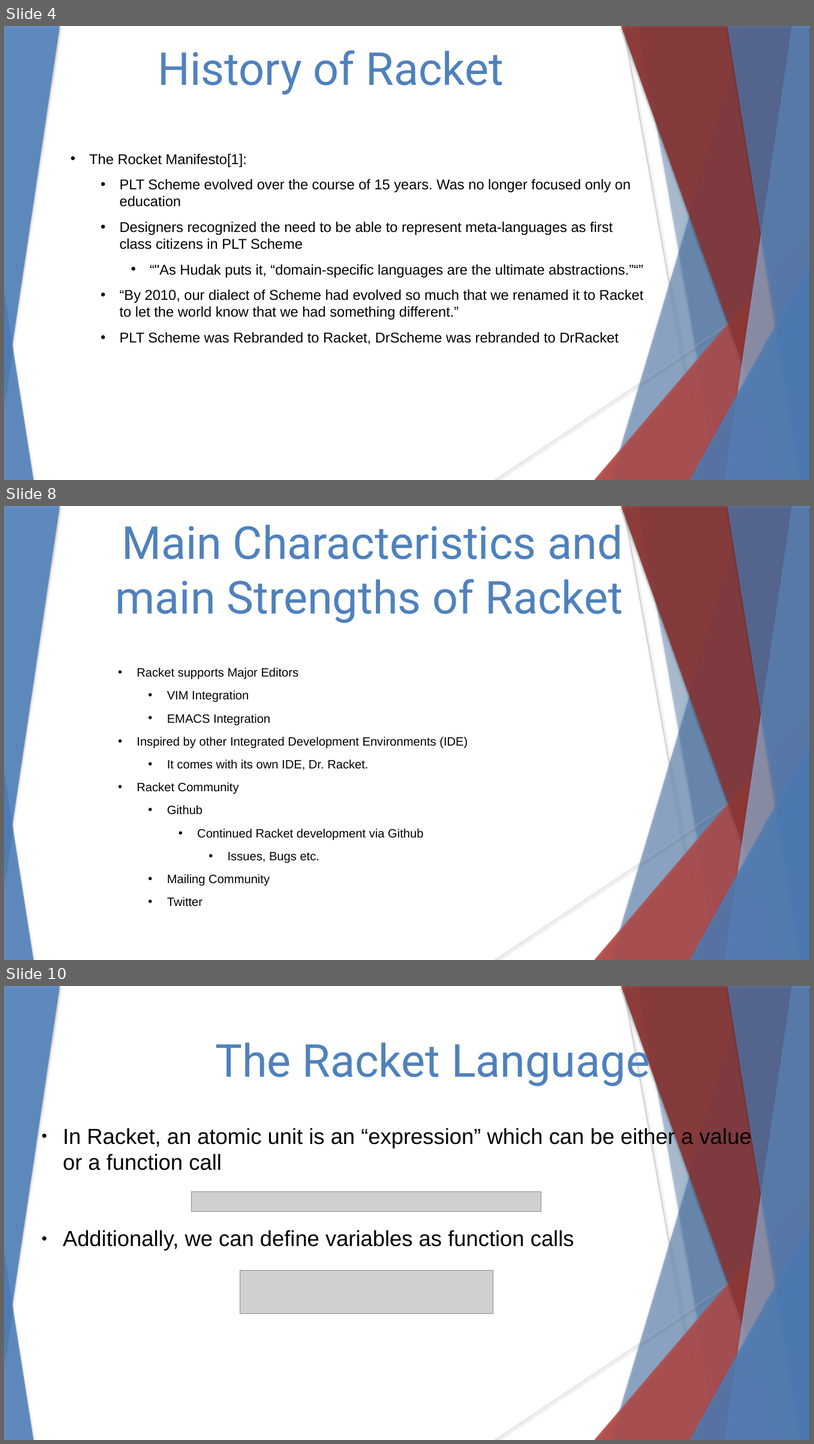
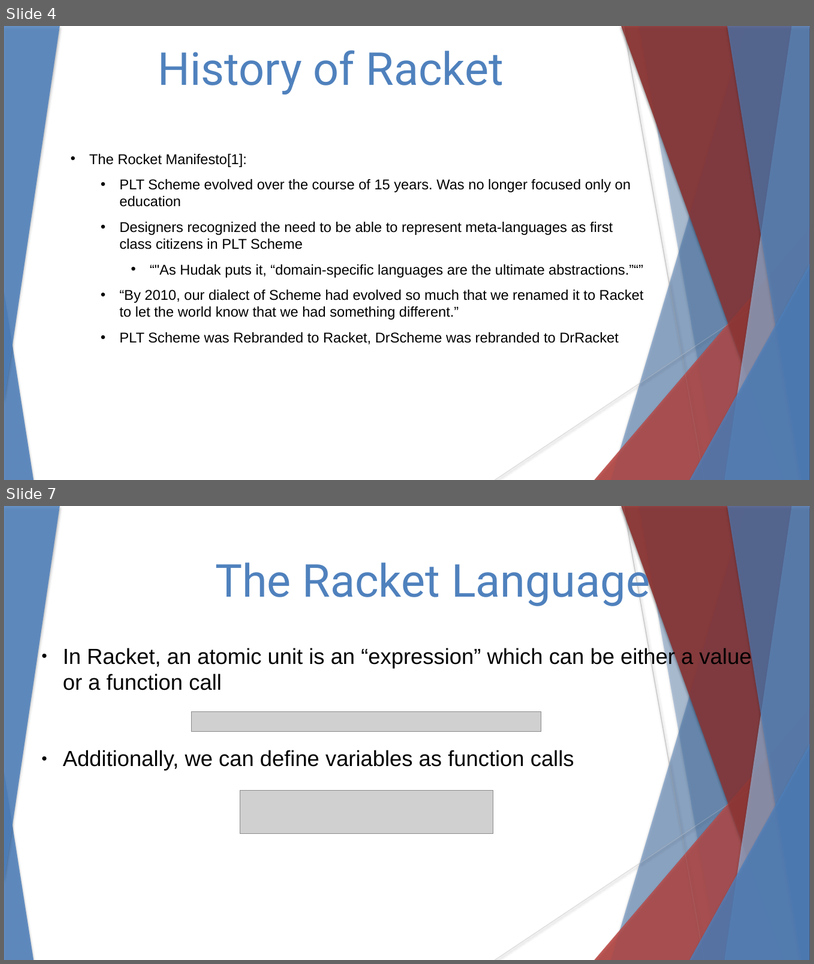
Before and after one commit to stevester94/CSC201_Project, a slide deck: CSC201Sec3Proj3Team4.pptx. Shown one above the other, each under a label of ours: slides 4, 8 and 10 before the commit, slides 4 and 7 after it; the slides between them are not shown. The pictures are 814x1444 and 814x964 pixels, drawn with LibreOffice and Linux fonts; fonts in the diff are those of the drawing; grey boxes stand for pictures. Boxes give left, top, right and bottom in pixels: in the first picture for what was removed or moved away, otherwise in the second. Text is boxed around its words. In the diff, an @@ line names an element or a change of style, - is before the commit and + after.

```diff
--- a/CSC201Sec3Proj3Team4.pptx
+++ b/CSC201Sec3Proj3Team4.pptx
@@ slide 8 removed at <box>4,506,810,960</box>, background #FFFFFF; not listed: 18 template elements that a slide beside it also shows @@
@@ text removed at <box>115,525,623,623</box> @@
-Main Characteristics and main Strengths of Racket
@@ text removed at <box>137,667,468,906</box> @@
-• Racket supports Major Editors
-  • VIM Integration
-  • EMACS Integration
-• Inspired by other Integrated Development Environments (IDE)
-  • It comes with its own IDE, Dr. Racket.
-• Racket Community
-  • Github
-    • Continued Racket development via Github
-      • Issues, Bugs etc.
-  • Mailing Community
-  • Twitter
@@ what was slide 10 is now slide 7 @@
```
Also in this commit, not shown: 3 slides changed, 2 other slides removed.
